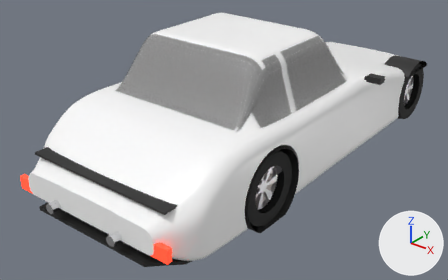
What one commit did to the glTF model public/models/cars/bavaria_m4.glb.
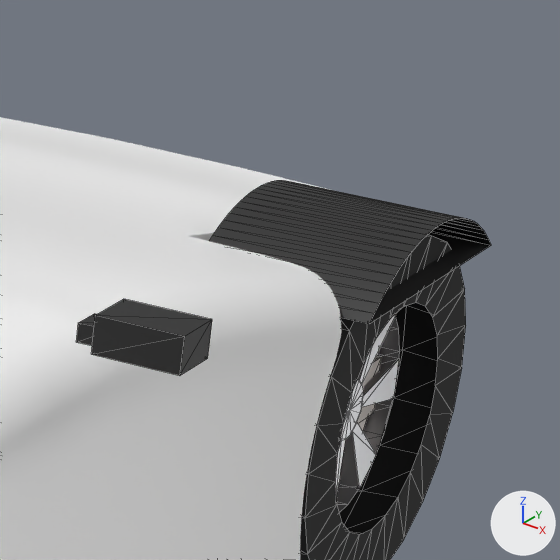
The first picture shows the older version from a 50 mm lens placed at (3.43, -5.18, 2.99), pointed at (-0.17, -0.68, 0.2). The close-ups show the older and then the newer version on the part from 79% to 98% of the width and 10% to 40% of the height of that picture. Only the edits that show in the close-ups are written down. Lighting does not change. The marker at lower right points along +X, +Y and +Z. The close-ups show mesh edges as thin lines. Where no turn or scale is listed for an object, it has been applied to the vertices. Vertices at exactly the same position are counted once.

The first close-up shows 'Body', 'Trim', 'Wheel_FR' and 1 more.
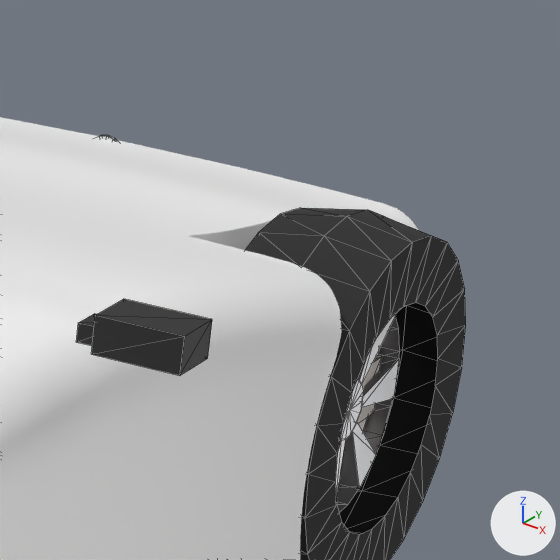
Boxes [x1, y1, x2, y2] around the edits, measured in the close-ups (560 x 560 px):
'Trim', reshaped: before [76, 180, 491, 376]; after [76, 299, 212, 376]
part 1 of me_mirror_l_stalk, deleted (black): before [209, 180, 491, 324]

What the commit changed:
me_mirror_l_stalk is used by ob_trim; location (-0.996, 0.067, 0.922).
me_mirror_l_stalk had 332 vertices, 404 faces and spanned x -0.15..2.14, y -2.69..2.16, z -0.89..0.04.
me_mirror_l_stalk now has 220 vertices, 292 faces and spans x -0.15..2.14, y -2.69..2.16, z -0.89..0.04.
me_mirror_l_stalk part 1: the loose piece of 56 vertices spanning x 1.63..1.97, y 1.1..1.62, z -0.31..-0.2 is deleted.
Other edits to the shape of me_mirror_l_stalk do not show in these pictures.
